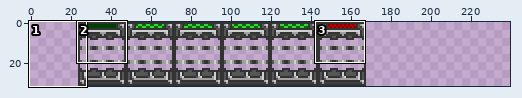
Two states of a sprite sheet, objects/wired/energy/batterycharger/batterycharger.png. The picture above shows the old version from afar; the outline marks the close-up.
Close-up. Before the commit:
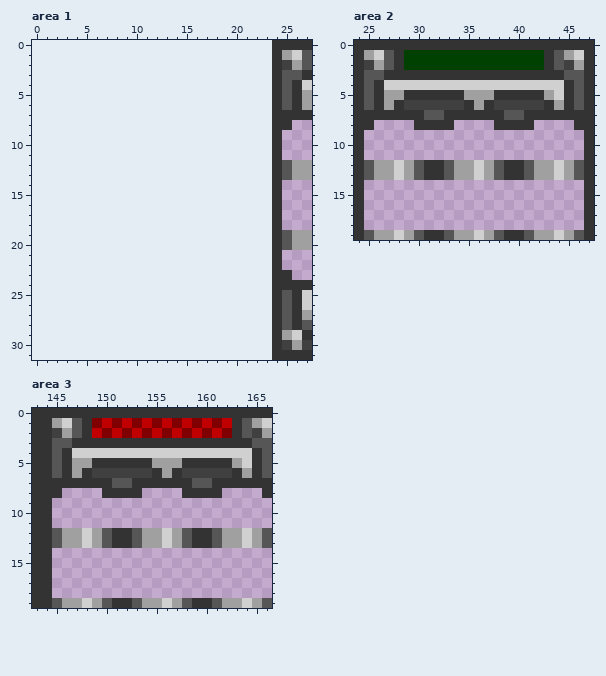
The file is 144x32 pixels. Pixels under 10% opacity are left out. Colours within 5 levels of each other are drawn and written as one. Shown: area 1: x 0..27, y 0..31; area 2: x 24..47, y 0..19; area 3: x 143..166, y 0..19. The old version is drawn lined up with the new one, on the new canvas. The commit also changed other parts of the picture, which this record leaves out.
After the commit:
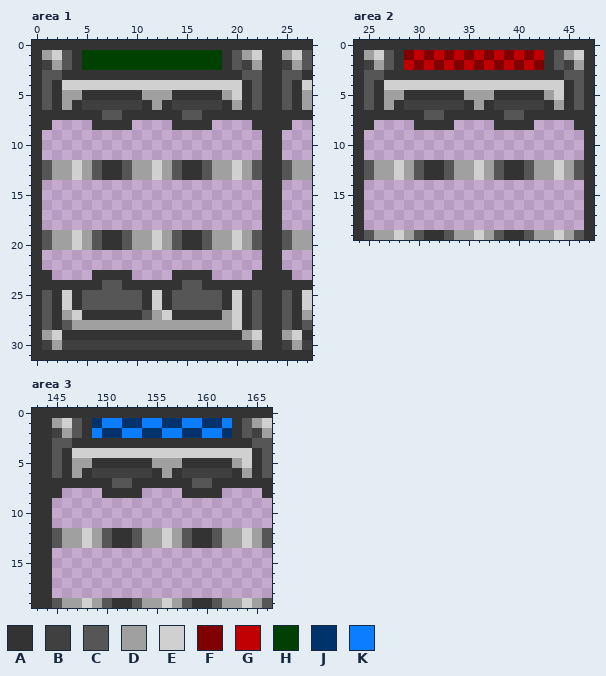
Palette (. is transparent): A #333333  B #404040  C #565656  D #a0a0a0  E #d0d0d0  F #800000  G #c00000  H #004000  J #00336c  K #0b7eff
The exact change:
canvas 144x32 -> 240x32, the old top-left corner now at 24,0
Changed rows in their new state; - is an unchanged pixel.
Area 1:
first column x 0:
 0 AAAAAAAAAAAAAAAAAAAAAAAA
 1 ADECAHHHHHHHHHHHHHHACDEA
 2 ABDCAHHHHHHHHHHHHHHACBDA
 3 ACCAAAAAAAAAAAAAAAAAACCA
 4 ACAEEEEEEEEEEEEEEEEEEACA
 5 ACADDAAAAAADDDAAAAADEACA
 6 ACADABBBBBBADABBBBBADACA
 7 AAAAAAACCAAAAAACCAAAAAAA
 8 AA----AAAA----AAAA----AA
 9 A----------------------A
10 A----------------------A
11 A----------------------A
12 ACDDEDCAACDDEDCAACDDEDCA
13 ACDDEDCAACDDEDCAACDDEDCA
14 A----------------------A
15 A----------------------A
16 A----------------------A
17 A----------------------A
18 A----------------------A
19 ACDDEDCAACDDEDCAACDDEDCA
20 ACDDEDCAACDDEDCAACDDEDCA
21 A----------------------A
22 A----------------------A
23 AA----AAAA----AAAA----AA
24 AAAAAAACCAAAAAACCAAAAAAA
25 ACAEACCCCCCAEACCCCCAEACA
26 ACAEACCCCCCAEACCCCCAEACA
27 ACADEAAAAAACDEAAAAADEACA
28 ACACDDDDDDDDDDDDDDDDEACA
29 ADEAAAAAAAAAAAAAAAAAADEA
30 ABDBBBBBBBBBBBBBBBBBBBDA
31 AAAAAAAAAAAAAAAAAAAAAAAA
Area 2:
first column x 29:
 1 FGFGFGFGFGFGFG
 2 GFGFGFGFGFGFGF
Area 3:
first column x 149:
 1 JKKJJKKJJKKJJK
 2 KJJKKJJKKJJKKJ
Pixel boxes of the changes (left, top, right, bottom) in both close-ups:
added: (32, 40, 272, 360)
changed: (404, 50, 544, 70)
changed: (92, 418, 232, 438)
